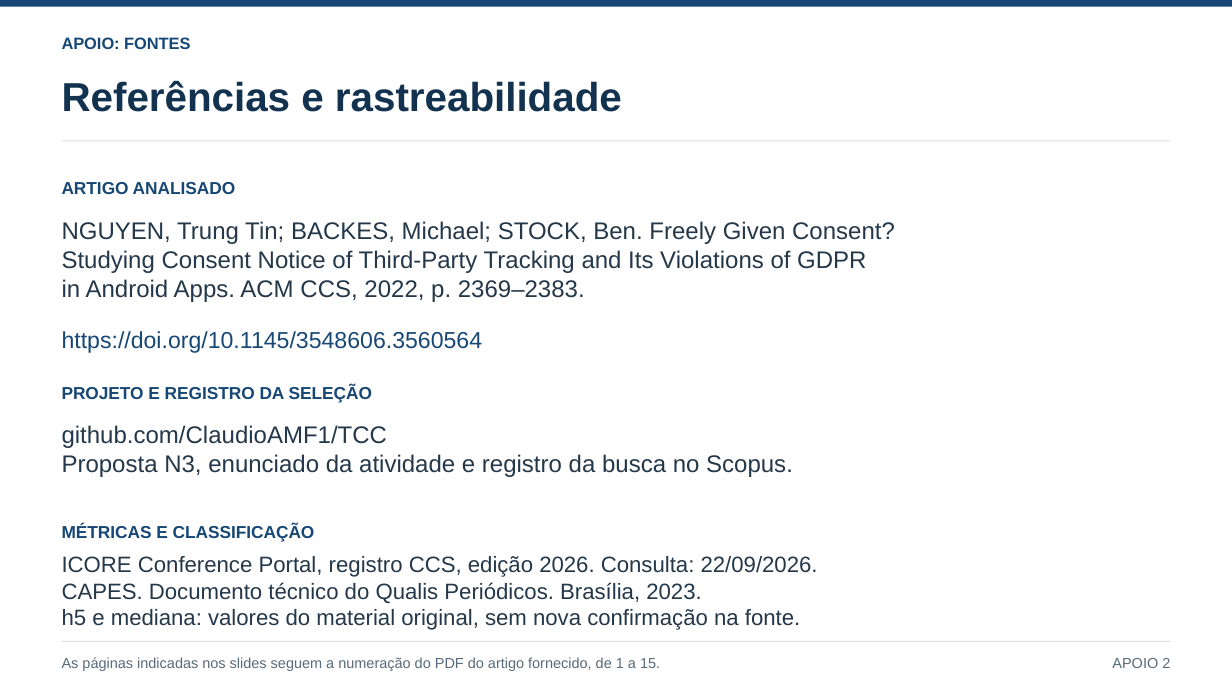
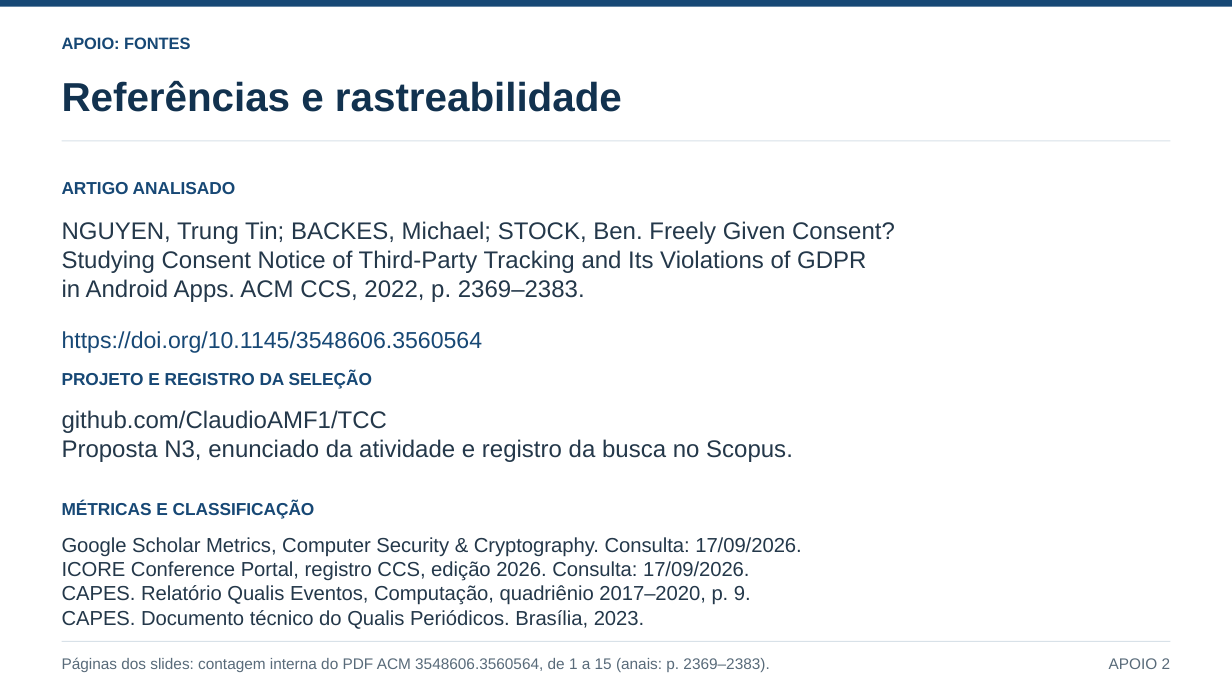
Before and after one commit to ClaudioAMF1/TCC, a slide deck: slide 25 of seminario/apresentacao/seminario-analise-de-artigo.pptx. Drawn at 1232x693 pixels with LibreOffice and Linux fonts; fonts in the diff are those of the drawing. Boxes give left, top, right and bottom in pixels: in the first picture for what was removed or moved away, otherwise in the second. Text is boxed around its words. In the diff, an @@ line names an element or a change of style, - is before the commit and + after.

```diff
--- a/seminario/apresentacao/seminario-analise-de-artigo.pptx
+++ b/seminario/apresentacao/seminario-analise-de-artigo.pptx
@@ text "PROJETO E REGISTRO DA SELEÇÃO": place and size @@
-text "PROJETO E REGISTRO DA SELEÇÃO" at [62, 385, 372, 403]
+text "PROJETO E REGISTRO DA SELEÇÃO" at [62, 371, 372, 389]
@@ text "github.com/ClaudioAMF1/TCC": place and size @@
-text "github.com/ClaudioAMF1/TCC" at [62, 425, 793, 477]
+text "github.com/ClaudioAMF1/TCC" at [62, 410, 793, 462]
@@ text "MÉTRICAS E CLASSIFICAÇÃO": place and size @@
-text "MÉTRICAS E CLASSIFICAÇÃO" at [62, 524, 315, 542]
+text "MÉTRICAS E CLASSIFICAÇÃO" at [62, 501, 315, 519]
@@ text at [62, 537, 801, 605]: text changed; size 17.2 to 15.8 pt @@
-ICORE Conference Portal, registro CCS, edição 2026. Consulta: 22/09/2026.
+Google Scholar Metrics, Computer Security & Cryptography. Consulta: 17/09/2026.
+ICORE Conference Portal, registro CCS, edição 2026. Consulta: 17/09/2026.
+CAPES. Relatório Qualis Eventos, Computação, quadriênio 2017–2020, p. 9.
@@ text "Google Scholar Metrics, Computer Security ...": place and size @@
-text "Google Scholar Metrics, Computer Security ..." at [62, 556, 818, 630]
+text "Google Scholar Metrics, Computer Security ..." at [62, 537, 801, 629]
@@ text at [62, 609, 800, 630]: paragraph removed @@
-h5 e mediana: valores do material original, sem nova confirmação na fonte.
@@ text at [62, 610, 644, 629]: size 17.2 to 15.8 pt in "CAPES. Documento técnico do Qualis Periódicos. Brasília, ..." @@
@@ text at [62, 657, 769, 672]: text changed; size 11.2 to 12 pt @@
-As páginas indicadas nos slides seguem a numeração do PDF do artigo fornecido, de 1 a 15.
+Páginas dos slides: contagem interna do PDF ACM 3548606.3560564, de 1 a 15 (anais: p. 2369–2383).
@@ text "APOIO 2" at [1109, 658, 1171, 669]: size 11.2 to 12 pt @@
```
Also in this commit, not shown: 24 other slides changed, 13 other files.
